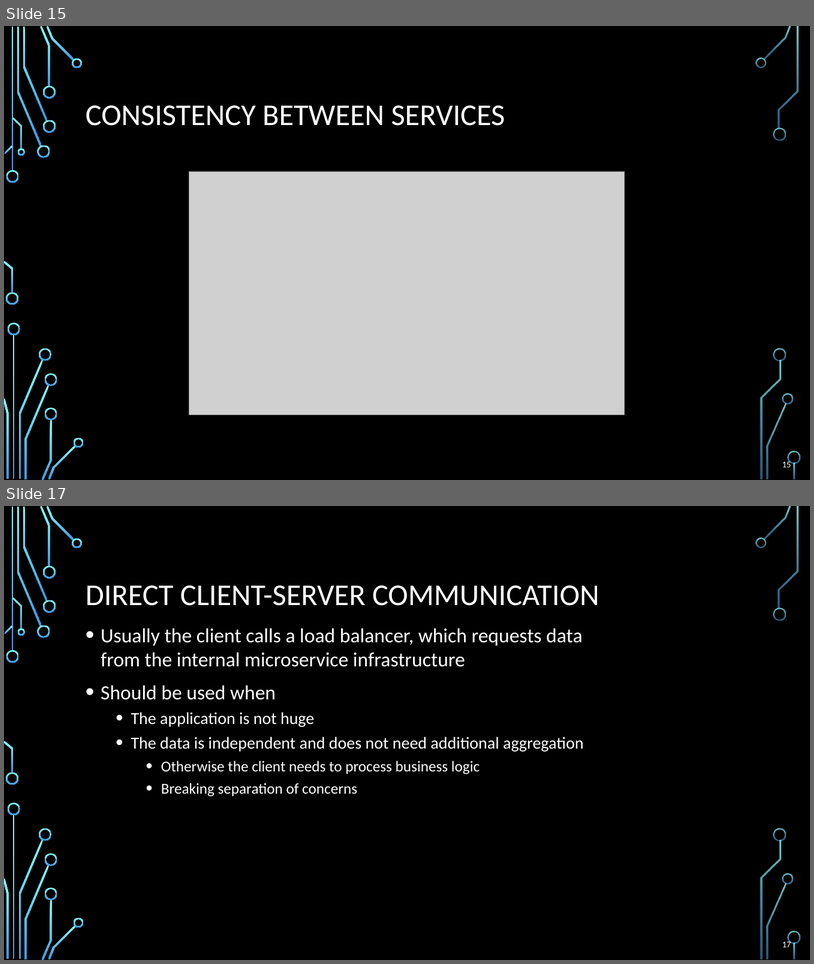
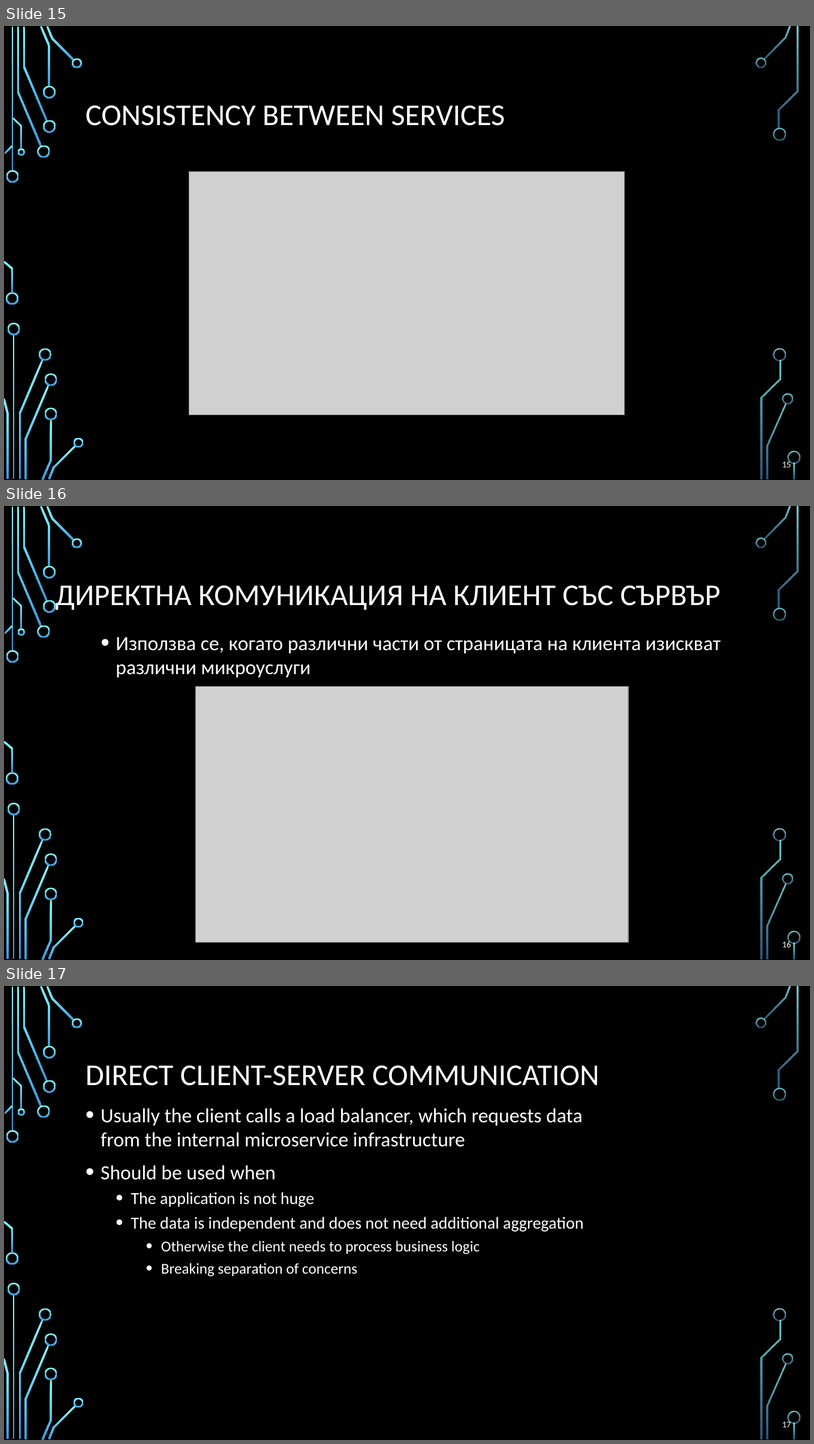
Before and after one commit to profjordanov/doctorate, a slide deck: communications/web_communication_pres.pptx. Shown one above the other, each under a label of ours: slides 15 and 17 before the commit, slides 15, 16 and 17 after it; the slides between them are not shown. The pictures are 814x964 and 814x1444 pixels, drawn with LibreOffice and Linux fonts; fonts in the diff are those of the drawing; grey boxes stand for pictures; background and template pictures are left out. Boxes give left, top, right and bottom in pixels: in the first picture for what was removed or moved away, otherwise in the second. Text is boxed around its words. In the diff, an @@ line names an element or a change of style, - is before the commit and + after.

```diff
--- a/communications/web_communication_pres.pptx
+++ b/communications/web_communication_pres.pptx
@@ slide 16 added at [4, 506, 810, 960], background picture (left out); not listed: 36 template elements that a slide beside it also shows @@
@@ title added at [56, 585, 721, 610], 36 pt, text #FFFFFF @@
+ДИРЕКТНА КОМУНИКАЦИЯ НА КЛИЕНТ СЪС СЪРВЪР
@@ text added at [116, 637, 721, 678], 24 pt, text #FFFFFF @@
+• Използва се, когато различни части от страницата на клиента изискват различни микроуслуги
@@ picture added at [196, 686, 629, 942] @@
@@ page number added at [783, 940, 792, 947], 10.5 pt, text #FFFFFF @@
+16
```
Also in this commit, not shown: 1 slide changed, 2 other slides added, 3 slides removed.
